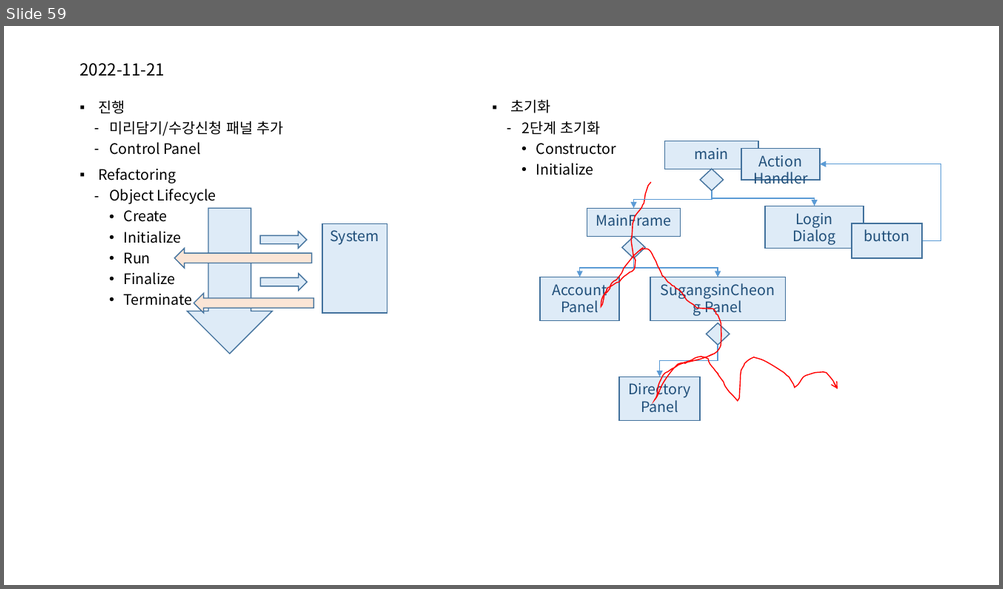
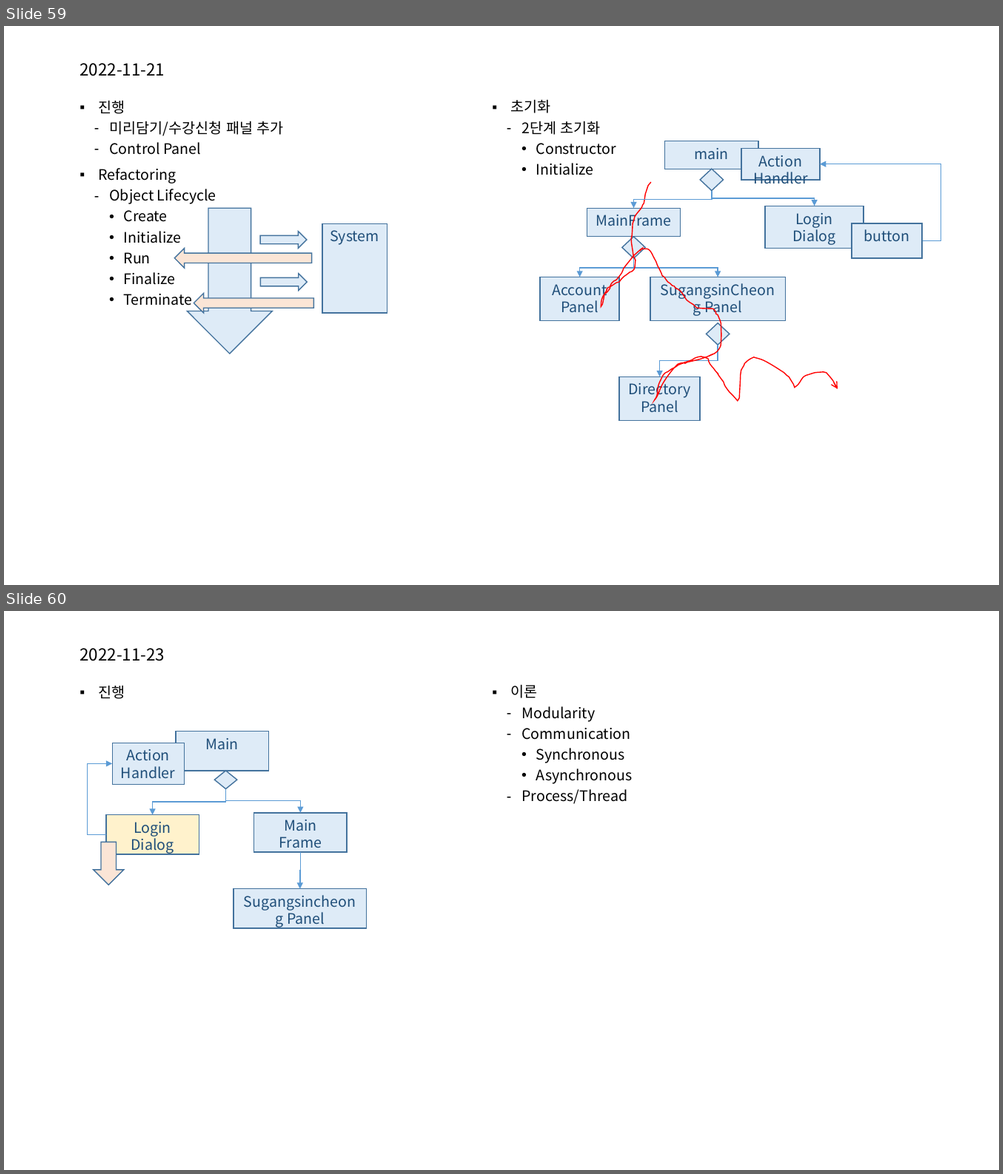
Before and after one commit to mjuclass/202202, a slide deck: SugangSincheong-A/객체지향프로그래밍-A.pptx. Shown one above the other, each under a label of ours: slide 59 before the commit, slides 59 and 60 after it. The pictures are 1003x589 and 1003x1174 pixels, drawn with LibreOffice and Linux fonts; fonts in the diff are those of the drawing. Boxes give left, top, right and bottom in pixels: in the first picture for what was removed or moved away, otherwise in the second. Text is boxed around its words. In the diff, an @@ line names an element or a change of style, - is before the commit and + after.

```diff
--- a/SugangSincheong-A/객체지향프로그래밍-A.pptx
+++ b/SugangSincheong-A/객체지향프로그래밍-A.pptx
@@ slide 60 added at [4,611,999,1170], background #FFFFFF @@
@@ title added at [79,648,165,661], 16 pt, text #000000 @@
+2022-11-23
@@ text added at [99,685,125,699], 14 pt, text #000000 @@
+▪ 진행
@@ text added at [511,684,632,804], 14 pt, text #000000 @@
+▪ 이론
+  ‐ Modularity
+  ‐ Communication
+    • Synchronous
+    • Asynchronous
+  ‐ Process/Thread
@@ rectangle added at [112,743,184,785], fill #DEEBF7, outline #43739E 1 pt, 14 pt, text #1F4E79 @@
+Action Handler
@@ rectangle added at [176,731,269,771], fill #DEEBF7, outline #43739E 1 pt, 14 pt, text #1F4E79 @@
+Main
@@ elbow arrow added from (106, 834) to (112, 764), #5B9BD5 1 pt @@
@@ diamond added at [214,771,237,789], fill #DEEBF7, outline #43739E 1 pt @@
@@ elbow arrow added from (225, 789) to (153, 815), #5B9BD5 1 pt @@
@@ elbow arrow added from (225, 789) to (300, 813), #5B9BD5 1 pt @@
@@ rectangle added at [106,815,199,855], fill #FFF2CC, outline #43739E 1 pt, 14 pt, text #1F4E79 @@
+Login Dialog
@@ rectangle added at [254,813,347,853], fill #DEEBF7, outline #43739E 1 pt, 14 pt, text #1F4E79 @@
+Main Frame
@@ down arrow added at [94,843,124,886], fill #FBE5D6, outline #43739E 1 pt @@
@@ elbow arrow added from (300, 853) to (300, 889), #5B9BD5 1 pt @@
@@ rectangle added at [234,889,367,929], fill #DEEBF7, outline #43739E 1 pt, 14 pt, text #1F4E79 @@
+Sugangsincheong Panel
```
Also in this commit, not shown: 36 other files.
